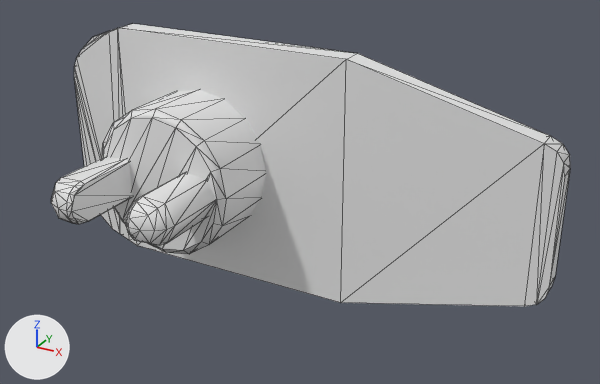
The OBJ model software/models/mit_gazebo_models/mit_robot/meshes/l_foot.obj, before and after one commit.
Both versions are drawn from a 50 mm lens placed at (0.236, -0.256, 0.156), pointed at (0.068, 0.049, 0.004). Arrows for +X, +Y and +Z are at lower left; the lights stay in place. Mesh edges are drawn as thin lines. Where no turn or scale is listed for an object, it has been applied to the vertices. Vertices at the same position are counted once.

Script lines for the objects in view, before the commit:
```python
me_l_foot = bpy.data.meshes.new('l_foot')
me_l_foot.from_pydata(...)  # 170 vertices, 303 faces; spans x -0.082..0.179, y -0.011..0.081, z -0.062..0.063
ob_l_foot = bpy.data.objects.new('l_foot', me_l_foot)
ob_l_foot.location = (0.0, 0.0, 0.0)
```
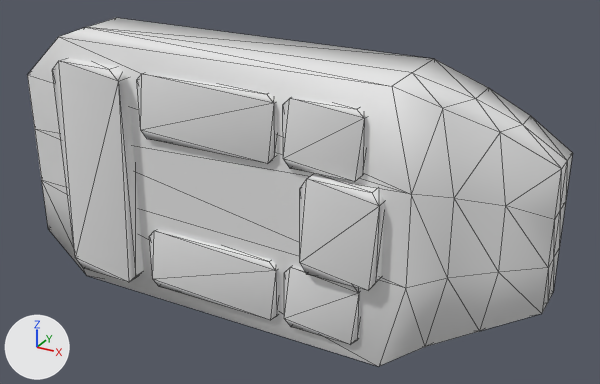
Changed parts and their boxes [x1, y1, x2, y2] in the pictures (600 x 384 px):
```json
{"object": "l_foot", "change": "reshaped", "before": [51, 24, 570, 306], "after": [27, 18, 573, 366], "on screen": "23% taller"}
{"part": 1, "of": "me_l_foot", "change": "rebuilt", "before": [74, 24, 570, 306], "after": [27, 18, 573, 366], "on screen": "10% wider, 23% taller"}
{"part": 2, "of": "me_l_foot", "change": "added", "after": [52, 58, 144, 282]}
{"part": 3, "of": "me_l_foot", "change": "added", "after": [283, 97, 367, 182]}
{"part": 4, "of": "me_l_foot", "change": "added", "after": [284, 266, 361, 344]}
{"part": 5, "of": "me_l_foot", "change": "added", "after": [300, 175, 385, 291]}
{"part": 6, "of": "me_l_foot", "change": "added", "after": [137, 73, 277, 164]}
{"part": 7, "of": "me_l_foot", "change": "added", "after": [149, 229, 279, 320]}
{"part": 8, "of": "me_l_foot", "change": "deleted", "before": [102, 90, 266, 254]}
{"part": 9, "of": "me_l_foot", "change": "deleted", "before": [51, 156, 132, 224]}
{"part": 10, "of": "me_l_foot", "change": "deleted", "before": [126, 173, 215, 245]}
```

Scene script edits in JSON lines:
```json
{"block": "me_l_foot", "where": "# used by ob_l_foot; location = (0.0, 0.0, 0.0)"}
{"op": "remove", "block": "me_l_foot", "code": "me_l_foot.from_pydata(...)  # 170 vertices, 303 faces; spans x -0.082..0.179, y -0.011..0.081, z -0.062..0.063"}
{"op": "add", "block": "me_l_foot", "code": "me_l_foot.from_pydata(...)  # 156 vertices, 248 faces; spans x -0.084..0.179, y 0.027..0.081, z -0.065..0.065"}
{"block": "me_l_foot", "change": "me_l_foot part 1: the loose piece of 52 vertices spanning x -0.082..0.179, y 0.069..0.081, z -0.062..0.063 is rebuilt with 60 vertices and now spans x -0.084..0.179, y 0.034..0.081, z -0.065..0.065"}
{"block": "me_l_foot", "change": "me_l_foot part 2: a new loose piece of 16 vertices spanning x -0.055..-0.015, y 0.027..0.04, z -0.057..0.055"}
{"block": "me_l_foot", "change": "me_l_foot part 3: a new loose piece of 16 vertices spanning x 0.069..0.107, y 0.032..0.039, z 0.023..0.054"}
{"block": "me_l_foot", "change": "me_l_foot part 4: a new loose piece of 16 vertices spanning x 0.069..0.107, y 0.032..0.039, z -0.057..-0.026"}
{"block": "me_l_foot", "change": "me_l_foot part 5: a new loose piece of 16 vertices spanning x 0.079..0.116, y 0.029..0.035, z -0.025..0.021"}
{"block": "me_l_foot", "change": "me_l_foot part 6: a new loose piece of 16 vertices spanning x -0.008..0.065, y 0.032..0.039, z 0.023..0.054"}
{"block": "me_l_foot", "change": "me_l_foot part 7: a new loose piece of 16 vertices spanning x -0.008..0.065, y 0.032..0.039, z -0.057..-0.026"}
{"block": "me_l_foot", "change": "me_l_foot part 8: the loose piece of 48 vertices spanning x -0.037..0.038, y 0.031..0.072, z -0.037..0.037 is deleted"}
{"block": "me_l_foot", "change": "me_l_foot part 9: the loose piece of 35 vertices spanning x -0.034..-0.016, y -0.011..0.032, z -0.011..0.01 is deleted"}
{"block": "me_l_foot", "change": "me_l_foot part 10: the loose piece of 35 vertices spanning x 0.015..0.034, y -0.011..0.032, z -0.011..0.01 is deleted"}
```
